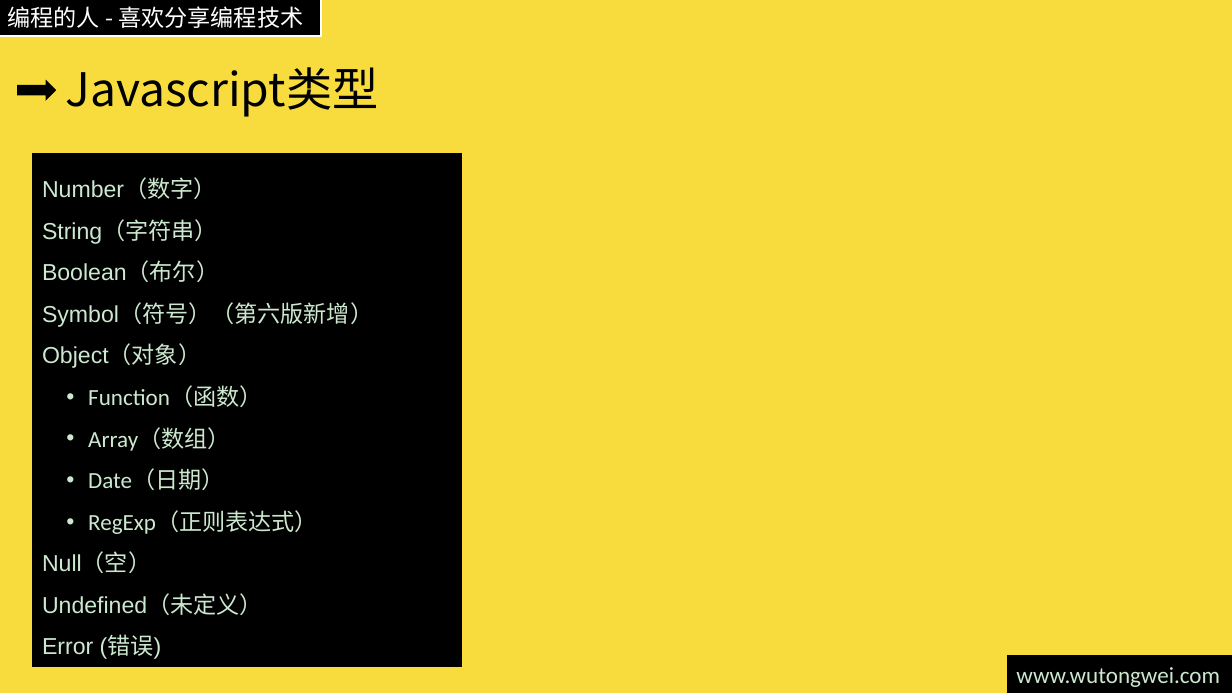
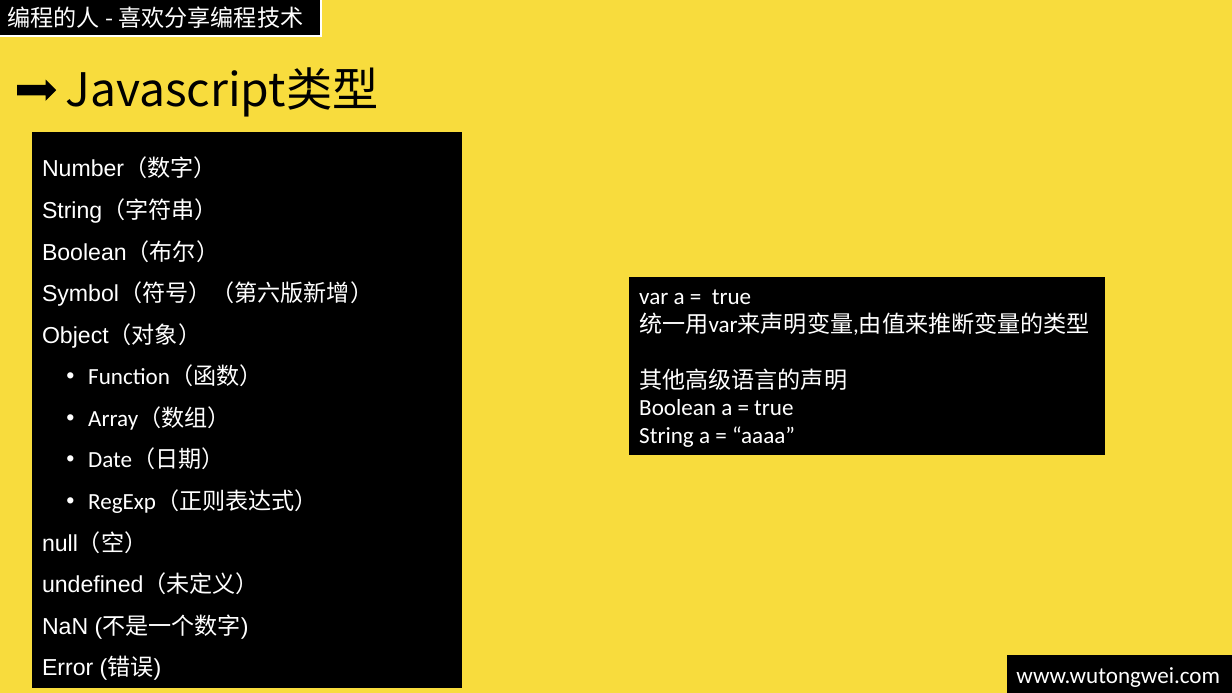
Before and after one commit to willculture/training, a slide deck: slide 7 of ppt/front-end/Javascript.pptx (slide 22 before the commit). Drawn at 1232x693 pixels with LibreOffice and Linux fonts; fonts in the diff are those of the drawing. Boxes give left, top, right and bottom in pixels: in the first picture for what was removed or moved away, otherwise in the second. Text is boxed around its words. In the diff, an @@ line names an element or a change of style, - is before the commit and + after.

```diff
--- a/ppt/front-end/Javascript.pptx
+++ b/ppt/front-end/Javascript.pptx
@@ rectangle "Number（数字）": place and size @@
-rectangle "Number（数字）" at (33, 153, 462, 666)
+rectangle "Number（数字）" at (33, 132, 462, 688)
@@ text in rectangle at (42, 158, 373, 680): text colour #CCE8CF to #FFFFFF in "Number（数字）", "String（字符串）", "Boolean（布尔）", "Symbol（符号）（第六版新增）" and 6 more places @@
@@ rectangle added at (630, 277, 1104, 455), fill #000000, outline #000000 1 pt, 18 pt, text #FFFFFF @@
+var a = true
+统一用var来声明变量,由值来推断变量的类型
+其他高级语言的声明
+Boolean a = true
+String a = “aaaa”
@@ text in rectangle at (42, 532, 259, 639): text changed; text colour #CCE8CF to #FFFFFF @@
-Null（空）
-Undefined（未定义）
+null（空）
+undefined（未定义）
+NaN (不是一个数字)
@@ rectangle "www.wutongwei.com" at (1007, 656, 1232, 693): text colour #CCE8CF to #FFFFFF @@
```
Also in this commit, not shown: 33 other slides changed, 53 slides added, 2 slides removed, 1 other file.
